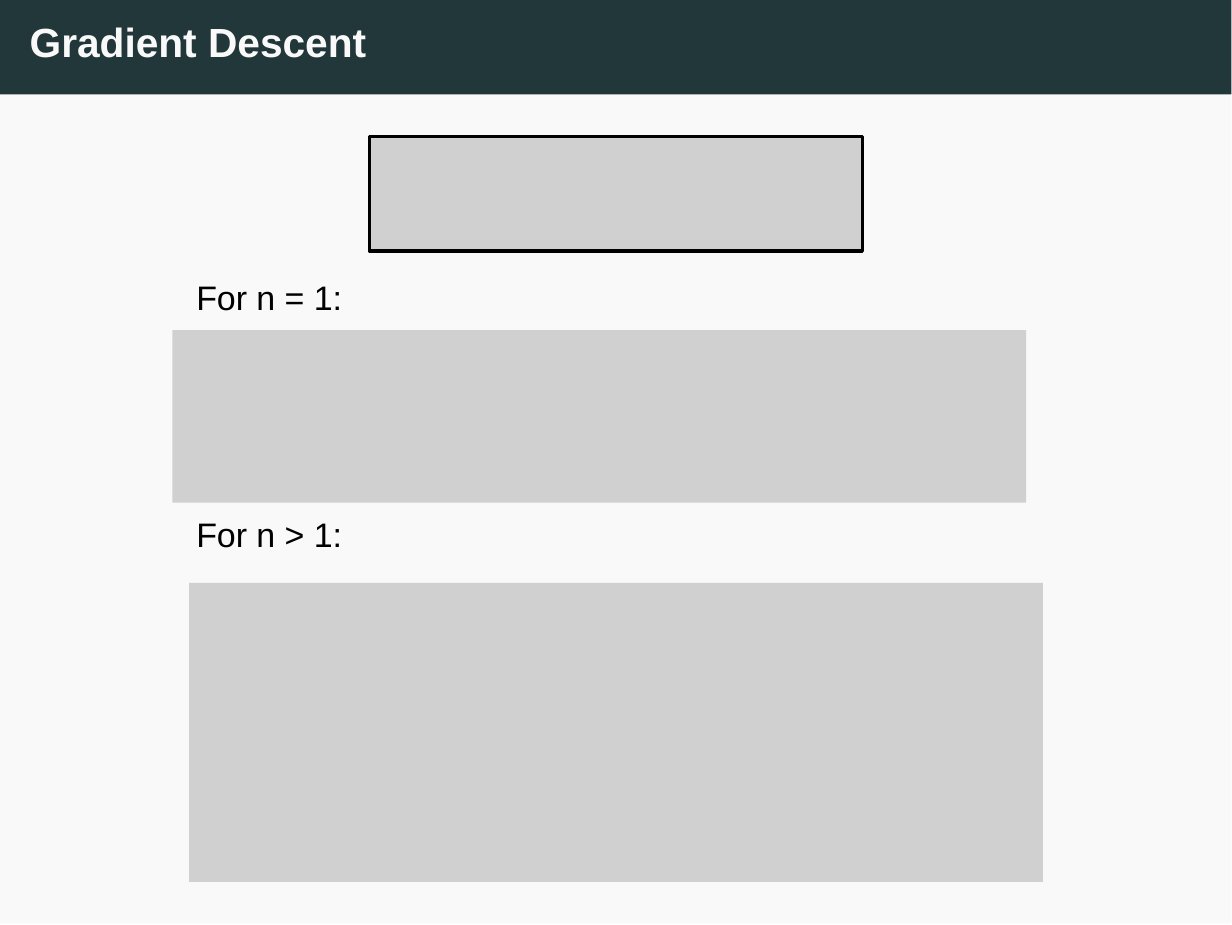
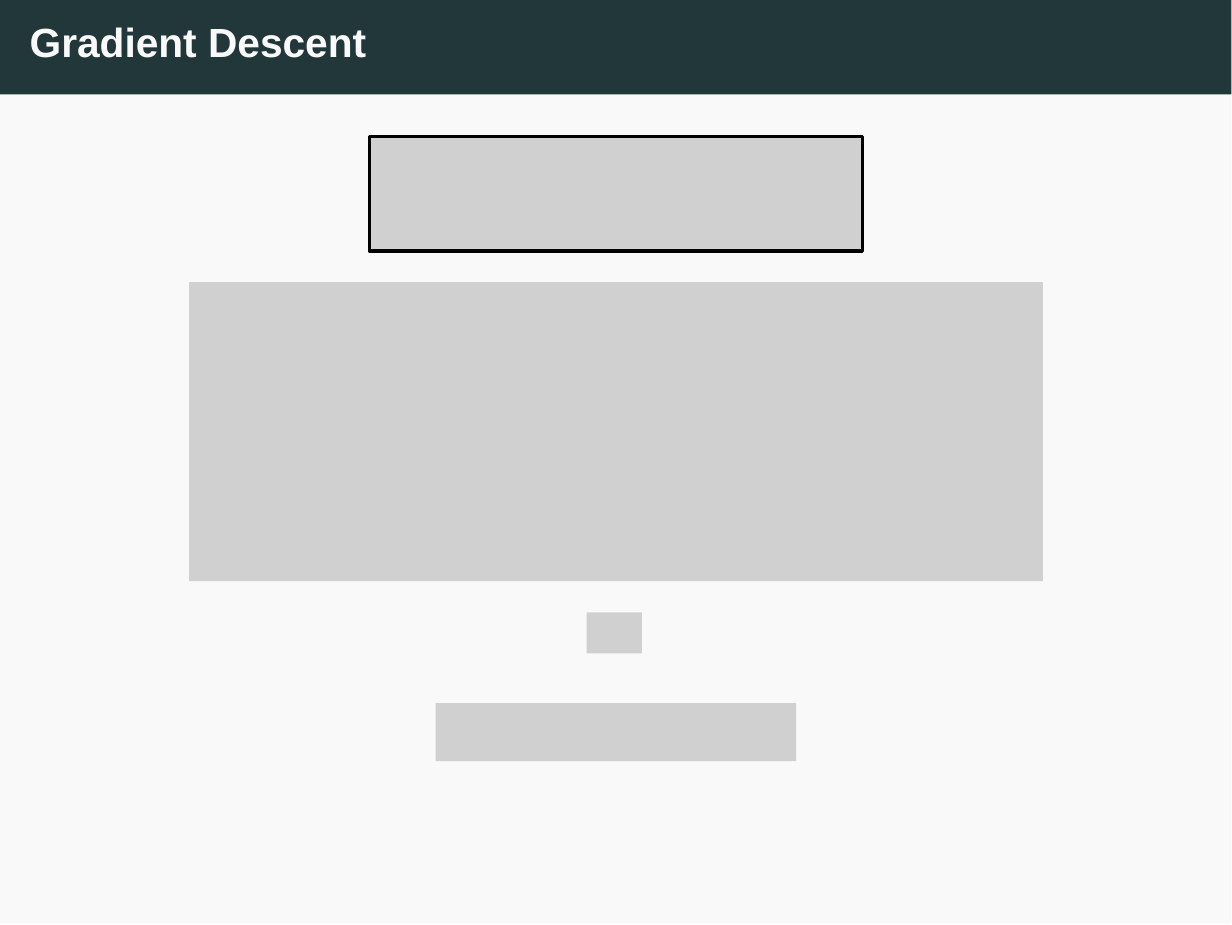
Before and after one commit to edlym96/linear-regression-workshop, a slide deck: slide 36 of slides/L3_Linear_draft.pptx. Drawn at 1232x925 pixels with LibreOffice and Linux fonts; fonts in the diff are those of the drawing; grey boxes stand for pictures. Boxes give left, top, right and bottom in pixels: in the first picture for what was removed or moved away, otherwise in the second. Text is boxed around its words. In the diff, an @@ line names an element or a change of style, - is before the commit and + after.

```diff
--- a/slides/L3_Linear_draft.pptx
+++ b/slides/L3_Linear_draft.pptx
@@ picture: place and size @@
-picture at [174,330,1027,504]
+picture at [188,281,1041,579]
@@ text removed at [196,286,342,311] @@
-For n = 1:
@@ text removed at [196,523,342,548] @@
-For n > 1:
@@ picture removed at [188,582,1041,880] @@
@@ picture added at [587,614,643,655] @@
@@ picture added at [435,704,794,763] @@
```
Also in this commit, not shown: 4 other slides changed.
